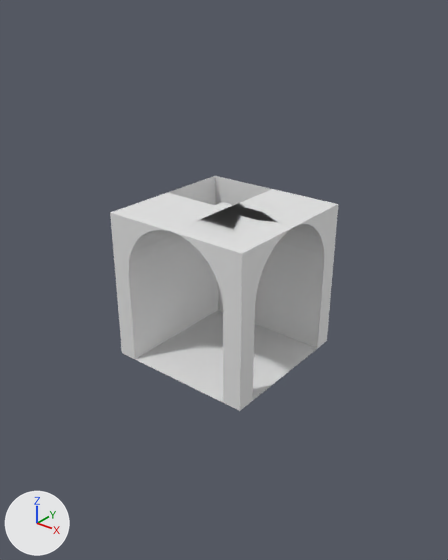
The OBJ model assets/3d_tiles/internal_hall_stairs_turn.obj, before and after one commit.
One viewpoint serves both versions: a 50 mm camera at (9.05, -11.41, 9.09) aimed at (-0.06, -0.02, 2.03). Every picture has the same lights, and +X, +Y and +Z are marked at lower left. Where no turn or scale is listed for an object, it has been applied to the vertices. Vertices at the same position are counted once.
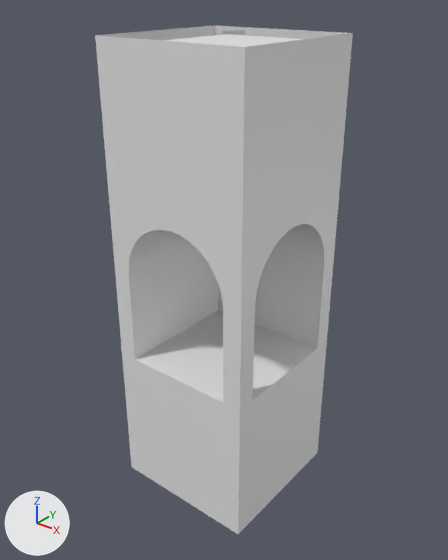
Diff of the bpy script that builds the scene:
```diff
--- a/assets/3d_tiles/internal_hall_stairs_turn.obj.py
+++ b/assets/3d_tiles/internal_hall_stairs_turn.obj.py
@@ me_cube_008 @@
 # used by ob_cube_008; location = (0.0, 0.0, 0.0)
-me_cube_008.from_pydata(...)  # 162 vertices, 157 faces; spans x -2.0..2.0, y -2.0..2.0, z 0.0..4.0
+me_cube_008.from_pydata(...)  # 174 vertices, 166 faces; spans x -2.0..2.0, y -2.0..2.0, z -4.0..8.0
+# me_cube_008 part 1
+# 5 vertices are removed from x -1.33..1.2, y -0.67..1.0, z 4.0
+# 6 faces are deleted
+# 7 vertices are added at x -2.0..2.0, y -2.0..2.0, z -4.0..8.0
+# 10 new vertices lie (0.0, 0.0, 4.0) away from vertices in x -2.0..2.0, y -2.0..2.0, z 4.0
+# 15 new faces join them
```

What differs and where, as boxes [x1, y1, x2, y2] in the pictures (448 x 560 px):
'Cube.008', reshaped (13% wider, 116% taller)
    before: [110, 176, 338, 411]
    after: [95, 25, 353, 534]
part 1 of me_cube_008, built on
    before: [110, 189, 338, 254]
    after: [95, 25, 353, 534]
